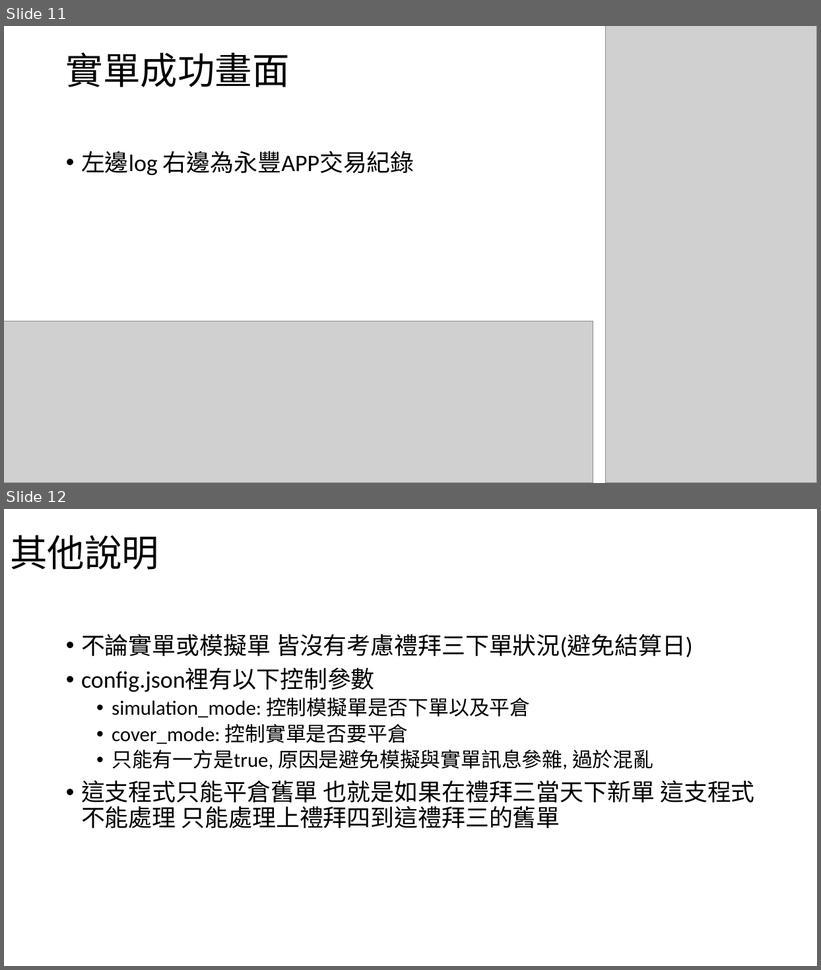
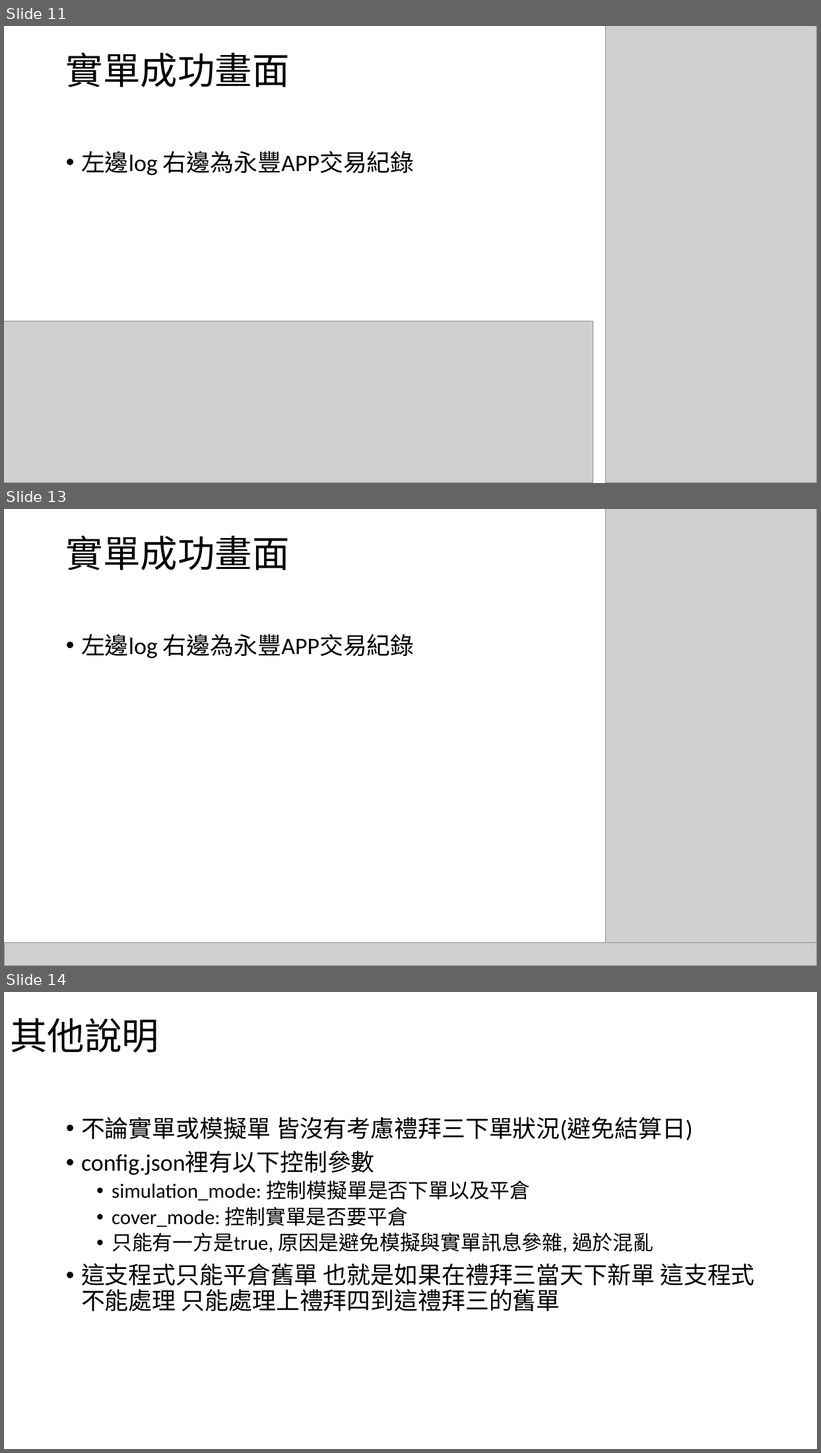
Before and after one commit to youthink0/shioaji-options, a slide deck: 選擇權自動化.pptx. Shown one above the other, each under a label of ours: slides 11 and 12 before the commit, slides 11, 13 and 14 after it; the slides between them are not shown. The pictures are 821x970 and 821x1453 pixels, drawn with LibreOffice and Linux fonts; fonts in the diff are those of the drawing; grey boxes stand for pictures. Boxes give left, top, right and bottom in pixels: in the first picture for what was removed or moved away, otherwise in the second. Text is boxed around its words. In the diff, an @@ line names an element or a change of style, - is before the commit and + after.

```diff
--- a/選擇權自動化.pptx
+++ b/選擇權自動化.pptx
@@ slide 13 added at [4,509,817,966], background #FFFFFF @@
@@ picture added at [606,509,817,943] @@
@@ title added at [66,535,290,570], 44 pt, text #000000 @@
+實單成功畫面
@@ text added at [81,634,415,658], 28 pt, text #000000 @@
+• 左邊log 右邊為永豐APP交易紀錄
@@ picture added at [4,943,817,966] @@
@@ what was slide 12 is now slide 14 @@
```
Also in this commit, not shown: 1 other slide added, 9 other files.
